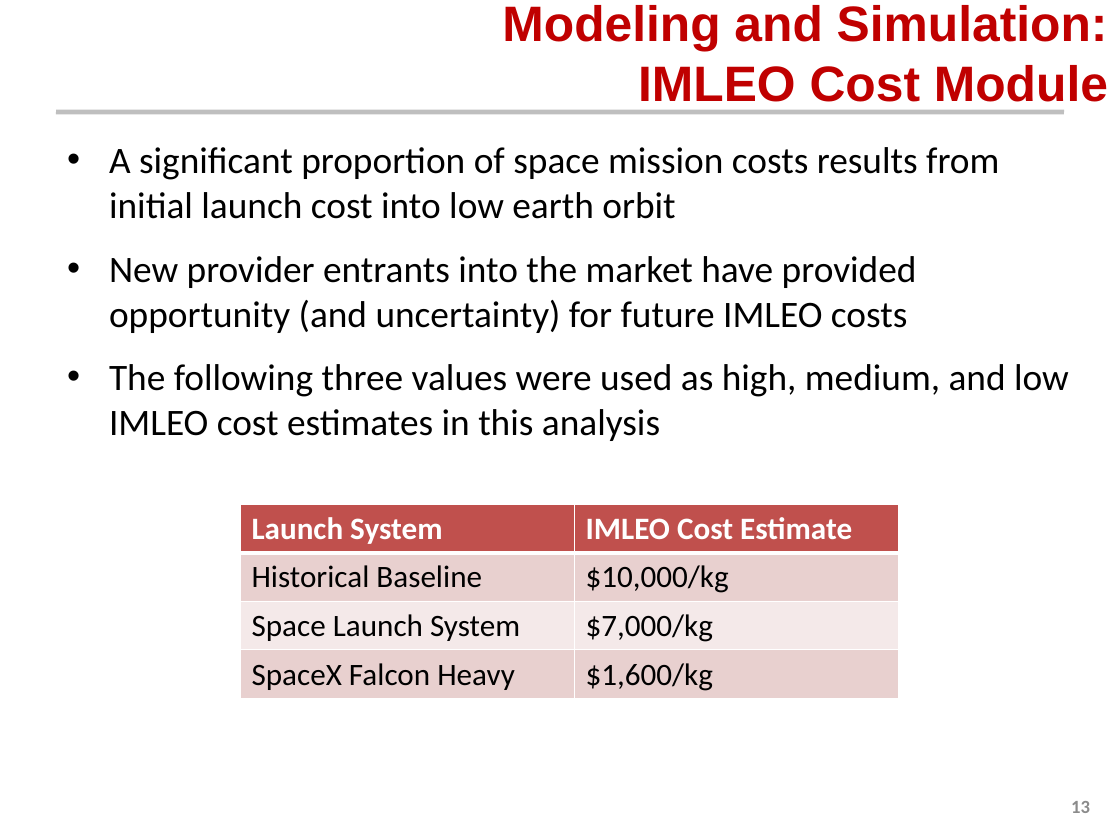
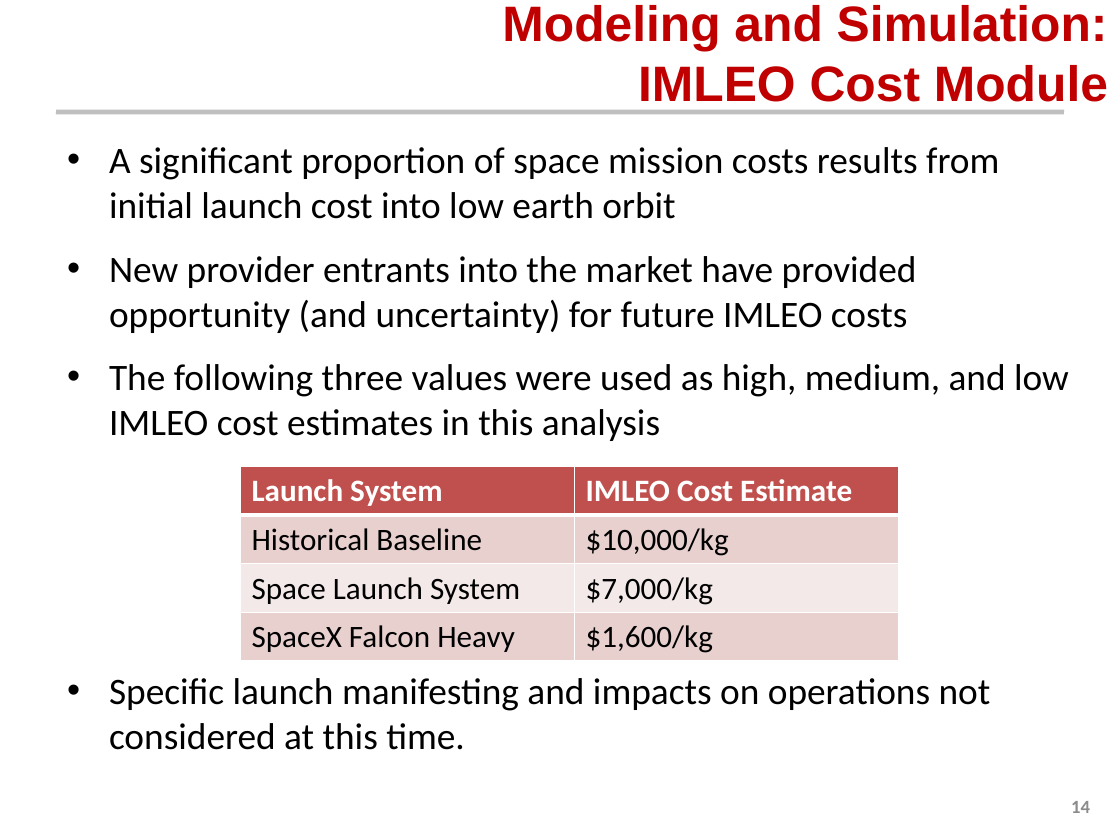
Before and after one commit to AeroSigma/Mars2040, a slide deck: slide 14 of MSDO/Assignment5/Mars 2040 Optimization Presentation.pptx (slide 13 before the commit). Drawn at 1120x840 pixels with LibreOffice and Linux fonts; fonts in the diff are those of the drawing; background and template pictures are left out. Boxes give left, top, right and bottom in pixels: in the first picture for what was removed or moved away, otherwise in the second. Text is boxed around its words. In the diff, an @@ line names an element or a change of style, - is before the commit and + after.

```diff
--- a/MSDO/Assignment5/Mars 2040 Optimization Presentation.pptx
+++ b/MSDO/Assignment5/Mars 2040 Optimization Presentation.pptx
@@ table: place and size @@
-table at <box>241,504,898,698</box>
+table at <box>241,467,898,661</box>
@@ text at <box>109,678,991,750</box>: paragraph added @@
+• Specific launch manifesting and impacts on operations not considered at this time.
@@ page number at <box>1071,801,1090,813</box>: text changed @@
-13
+14
```
Also in this commit, not shown: 6 other slides changed, 1 slide added.
